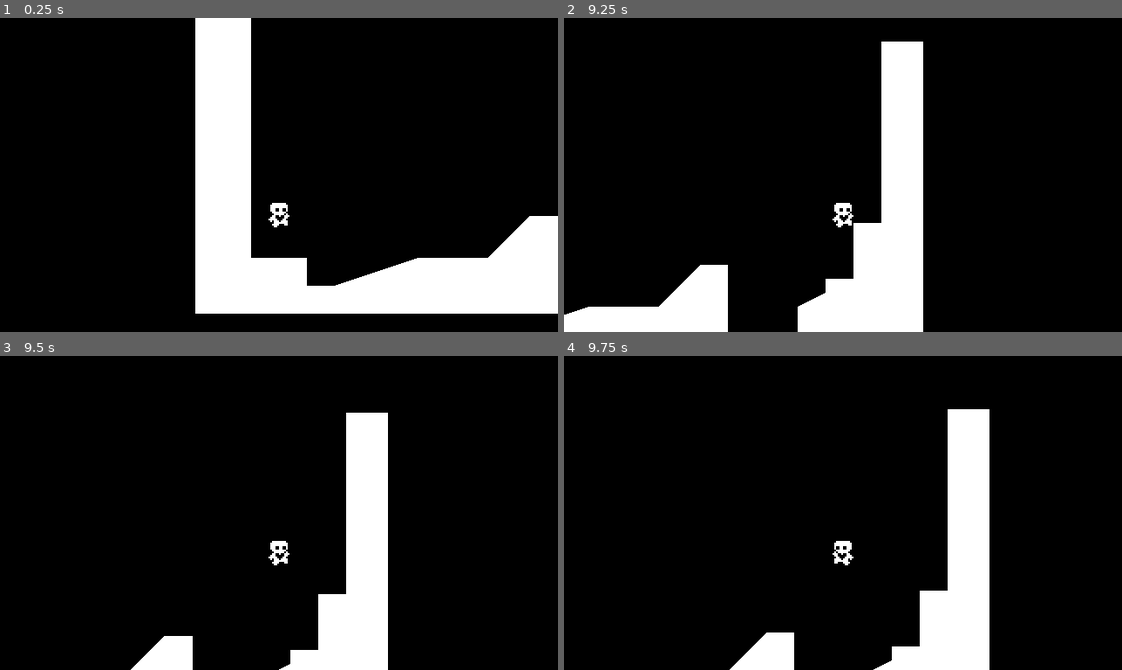
Above: before the commit, frames 1-4 (two rows, left to right).
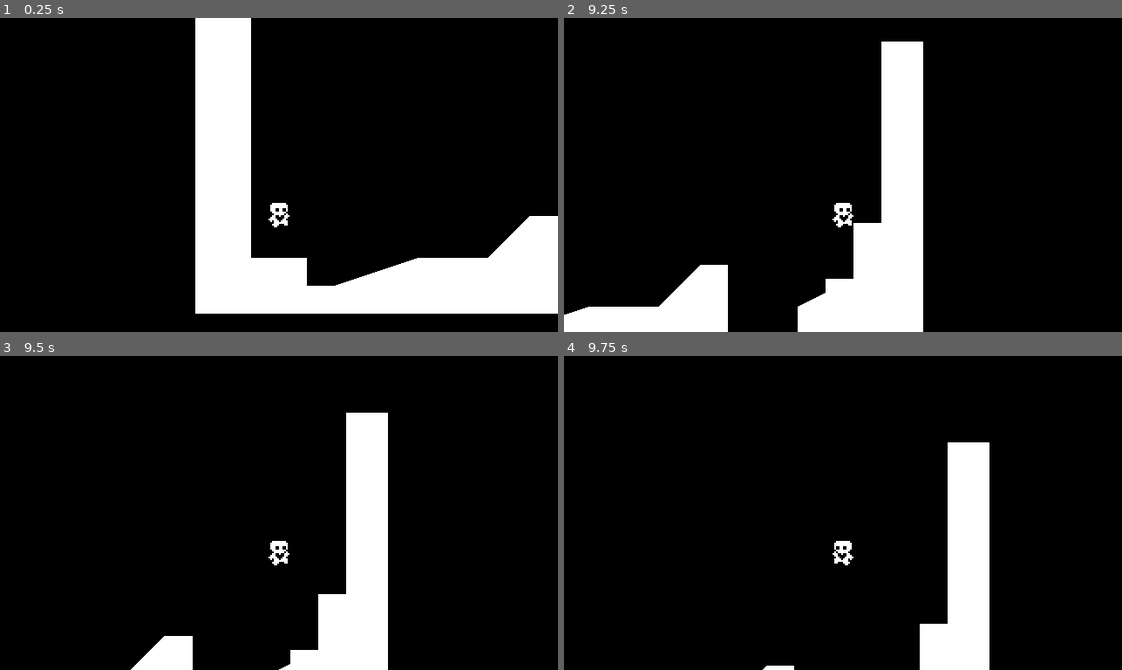
Above: after the commit, the same moments.

Repository: Superachi/Heart-Platformer
Game: Godot game, scene res://scenes/world/world.tscn
Two runs of this game, one before a commit and one after it. Both use one fixed random seed, a clock stepped at 60 frames per second and the inputs below.
Inputs:
- Up to frame 1 (0.25 s): no input
- Up to frame 2 (9.25 s): tap Enter (ui_accept) at 0.5, 0.6, 0.77, 1.07, 1.35, 1.52, 1.82, 2.1, 2.85, 3.02, 3.32, 3.6, 3.77, 4.07, 4.35, 4.52, 4.82, 5.1, 5.85, 6.02, 6.32, 6.6, 6.77, 7.07, 7.35, 7.52, 7.82, 8.1, 8.85, 9.02 s; hold Right (ui_right) 0.53-2.03 s; hold Left (ui_left) 2.03-2.78 s; hold Right (ui_right) 2.78-4.28 s; hold Left (ui_left) 4.28-5.03 s; hold Right (ui_right) 5.03-5.78 s; hold Left (ui_left) 5.78-7.28 s; hold Right (ui_right) from 7.28 s (still down)
- Up to frame 3 (9.5 s): keep holding Right (ui_right); tap Enter (ui_accept) at 9.32 s
- Up to frame 4 (9.75 s): release Right (ui_right) at 9.53 s; hold Left (ui_left) from 9.53 s (still down); tap Enter (ui_accept) at 9.6 s

Frames 1-3 are identical in both runs. In frame 4, 2.7% of the frame differs, in the area x 29-77%, y 16-100%.

Commit message:
Allow double jump after wall jump

Diff:
--- a/scenes/player/Player.gd
+++ b/scenes/player/Player.gd
@@ -27,8 +27,8 @@
 		velocity.y += movement_data.gravity * movement_data.gravity_scale * delta
 
 func allow_jumping(input_axis):
-	allow_wall_jumping(input_axis)
-	if is_on_floor():
+	var just_wall_jumped = allow_wall_jumping(input_axis)
+	if is_on_floor() || just_wall_jumped:
 		air_jump = true
 
 	# Normal jump
@@ -37,7 +37,7 @@
 			velocity.y = movement_data.jump_velocity
 
 	# Double jump (only activates after coyote time has stopped)
-	if !is_on_floor() && coyote_jump_timer.is_stopped():
+	if !is_on_floor() && coyote_jump_timer.is_stopped() && !just_wall_jumped:
 		if Input.is_action_just_pressed("ui_accept") and air_jump:
 				velocity.y = movement_data.jump_velocity * 0.8
 				air_jump = false
@@ -47,17 +47,22 @@
 		if Input.is_action_just_released("ui_accept") && velocity.y < movement_data.jump_velocity * movement_data.jump_release_modifier:
 			velocity.y *= movement_data.jump_release_modifier
 
-func allow_wall_jumping(input_axis):
-	if !is_on_wall() || is_on_floor(): return
+func allow_wall_jumping(input_axis : float) -> bool:
+	var just_jumped = false
+	if !is_on_wall() || is_on_floor(): return just_jumped
+
 	var wall_normal = get_wall_normal()
-
 	if Input.is_action_just_pressed("ui_accept"):
 		if wall_normal == Vector2.LEFT:
 			velocity.x = wall_normal.x * movement_data.speed
 			velocity.y = movement_data.jump_velocity
+			just_jumped = true
 		if wall_normal == Vector2.RIGHT:
 			velocity.x = wall_normal.x * movement_data.speed
 			velocity.y = movement_data.jump_velocity
+			just_jumped = true
+
+	return just_jumped
 
 #region Horizontal movement
 func set_horizontal_speed(input_axis, delta):
